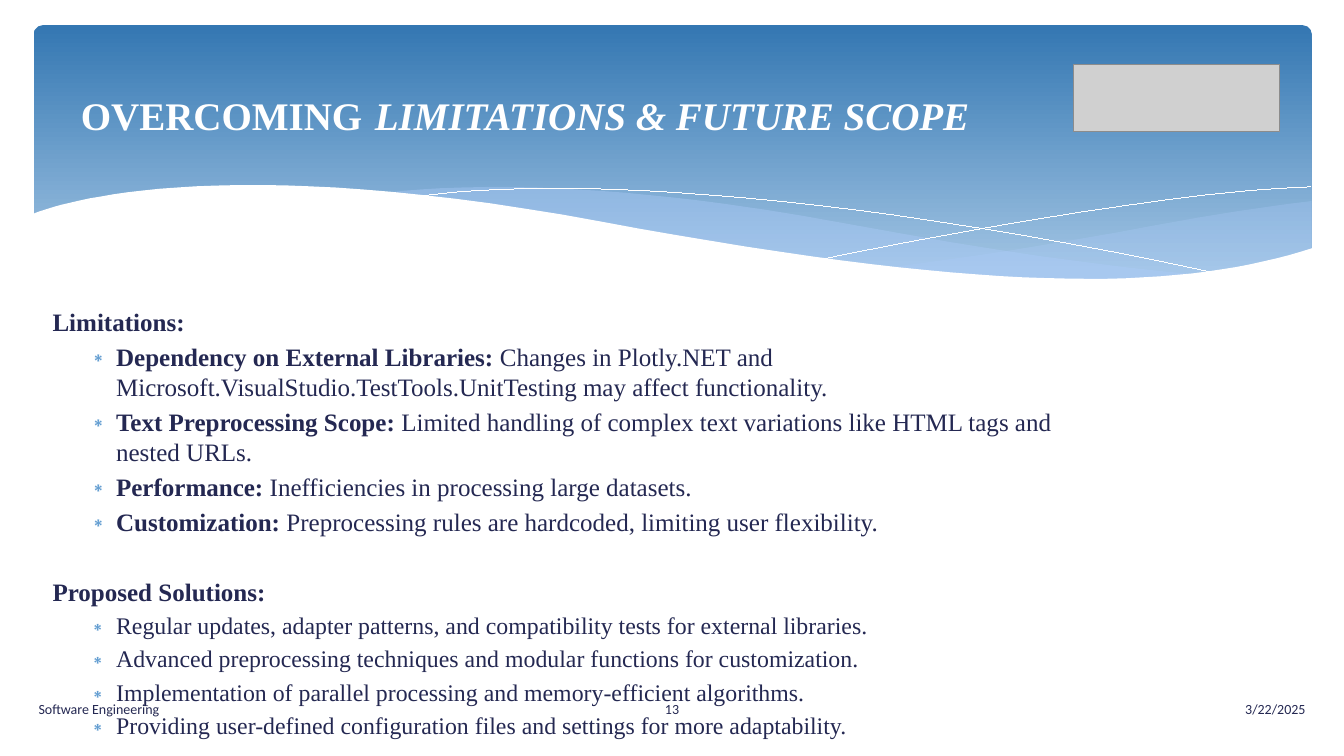
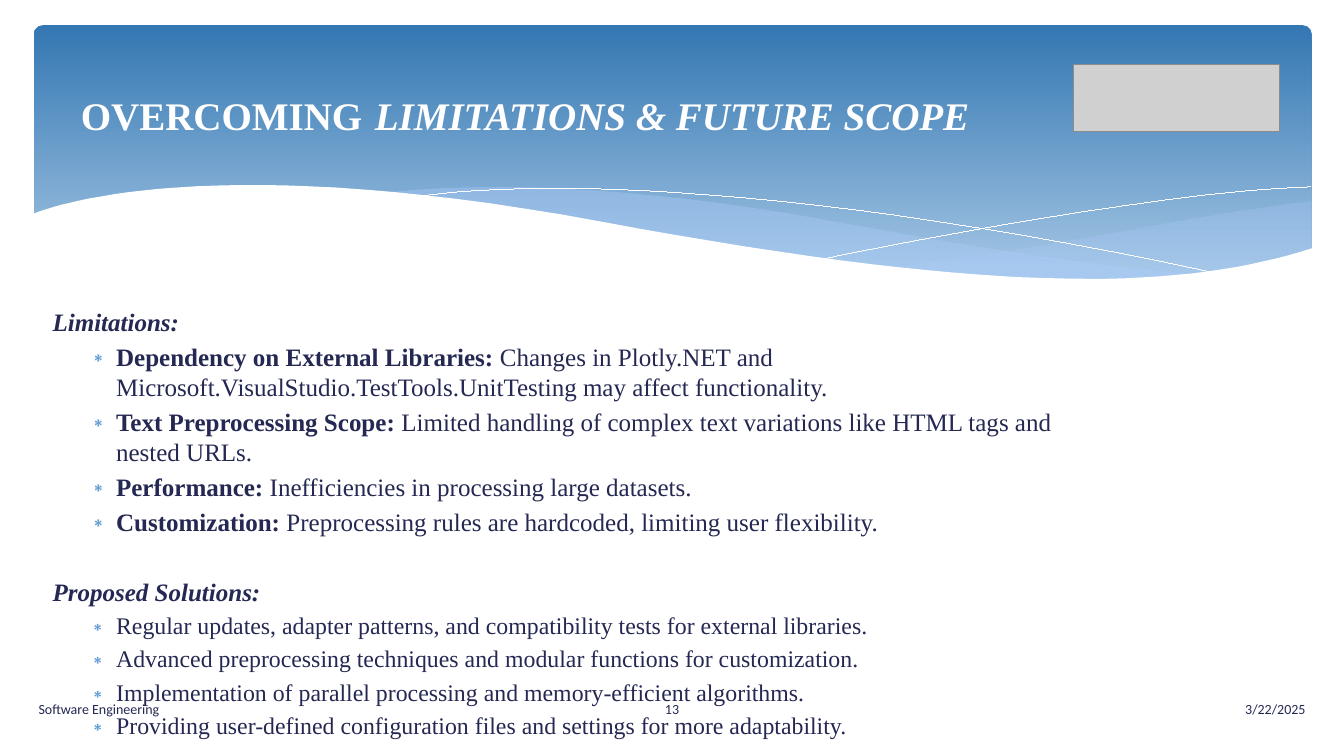
Before and after one commit to senthilmasters2024/Tech_Tweakers, a slide deck: slide 13 of SemanticAnalysisTextualData/SemanticAnalysisTextualData/Documentation/SemanticAnalysisTextualData.pptx. Drawn at 1344x756 pixels with LibreOffice and Linux fonts; fonts in the diff are those of the drawing; grey boxes stand for pictures. Boxes give left, top, right and bottom in pixels: in the first picture for what was removed or moved away, otherwise in the second. Text is boxed around its words. In the diff, an @@ line names an element or a change of style, - is before the commit and + after.

```diff
--- a/SemanticAnalysisTextualData/SemanticAnalysisTextualData/Documentation/SemanticAnalysisTextualData.pptx
+++ b/SemanticAnalysisTextualData/SemanticAnalysisTextualData/Documentation/SemanticAnalysisTextualData.pptx
@@ text at [53,313,261,607]: italic on in "Limitations:", "Proposed Solutions:" @@
```
Also in this commit, not shown: 9 other slides changed, 1 other file.
